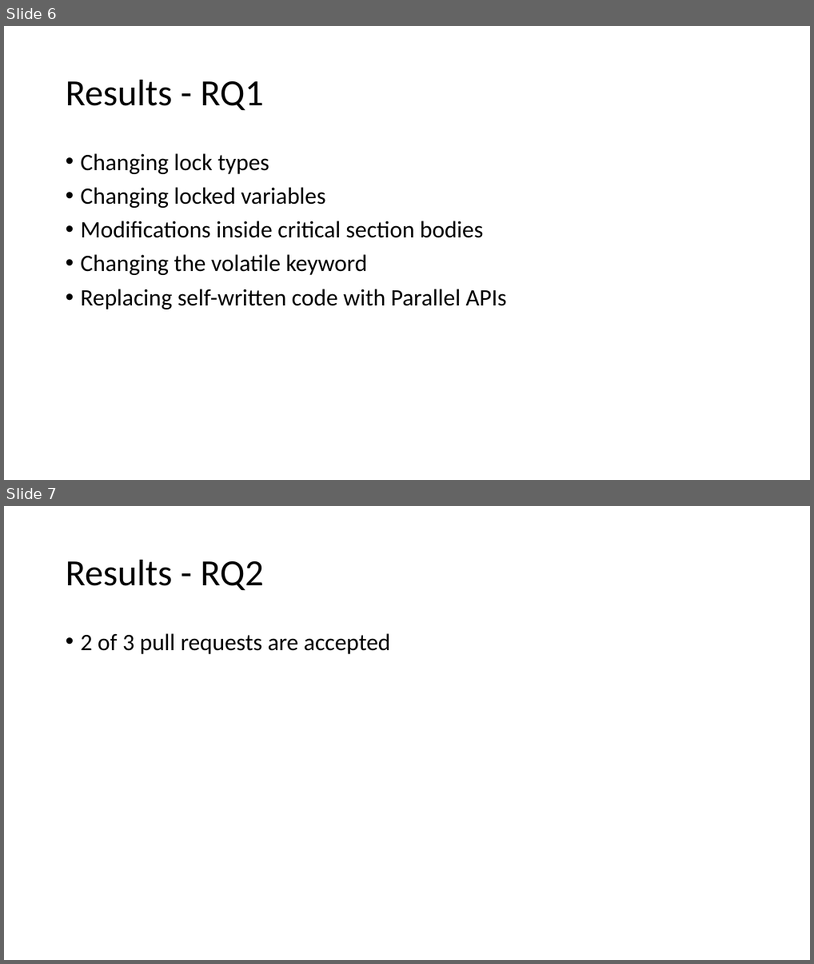
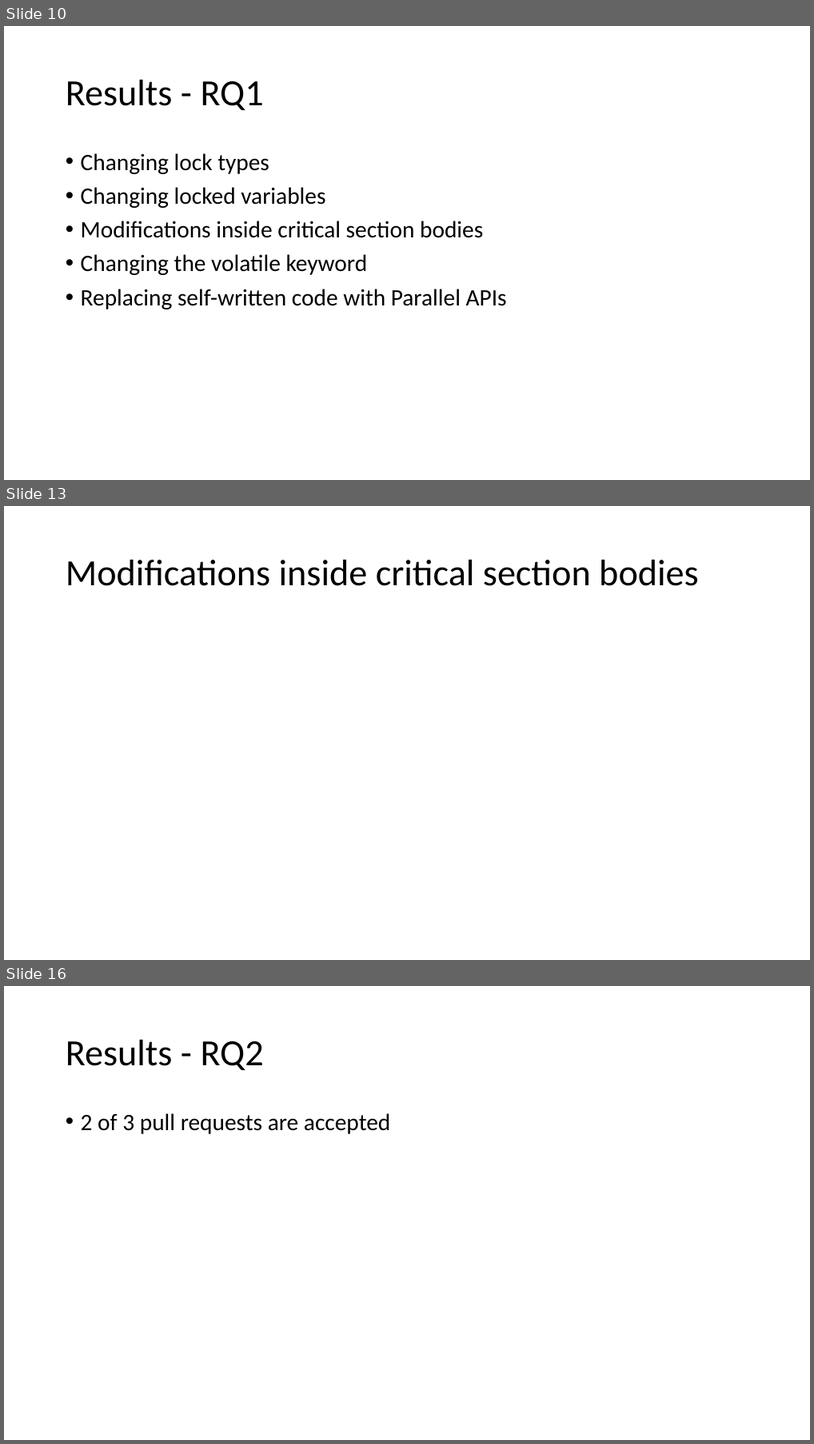
Before and after one commit to qwordy/Research, a slide deck: ppt/How do Programmers Maintain Concurrent Code.pptx. Shown one above the other, each under a label of ours: slides 6 and 7 before the commit, slides 10, 13 and 16 after it; the slides between them are not shown. The pictures are 814x964 and 814x1444 pixels, drawn with LibreOffice and Linux fonts; fonts in the diff are those of the drawing. Boxes give left, top, right and bottom in pixels: in the first picture for what was removed or moved away, otherwise in the second. Text is boxed around its words. In the diff, an @@ line names an element or a change of style, - is before the commit and + after.

```diff
--- a/ppt/How do Programmers Maintain Concurrent Code.pptx
+++ b/ppt/How do Programmers Maintain Concurrent Code.pptx
@@ slide 13 added at [4, 506, 810, 960], background #FFFFFF @@
@@ title added at [66, 560, 698, 586], 44 pt, text #000000 @@
+Modifications inside critical section bodies
@@ what was slide 6 is now slide 10 @@
@@ what was slide 7 is now slide 16 @@
```
Also in this commit, not shown: 3 slides changed, 8 other slides added.
